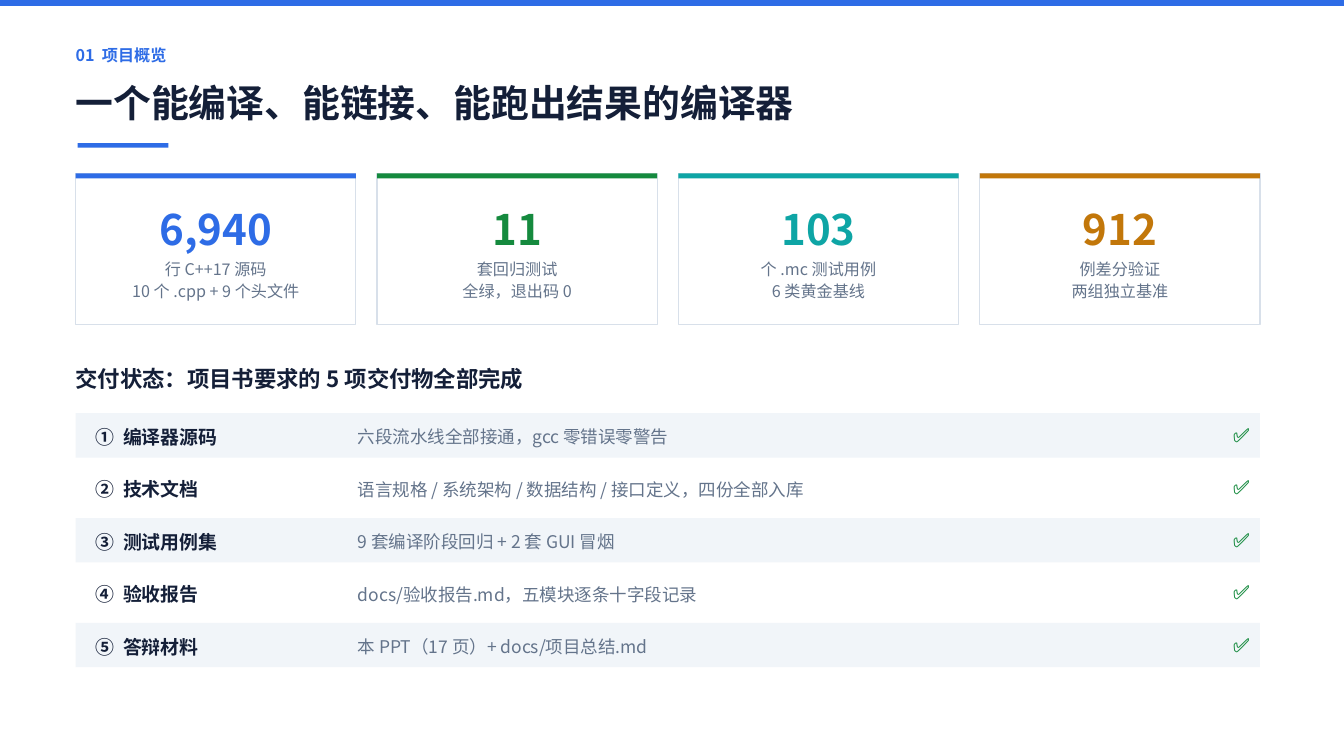
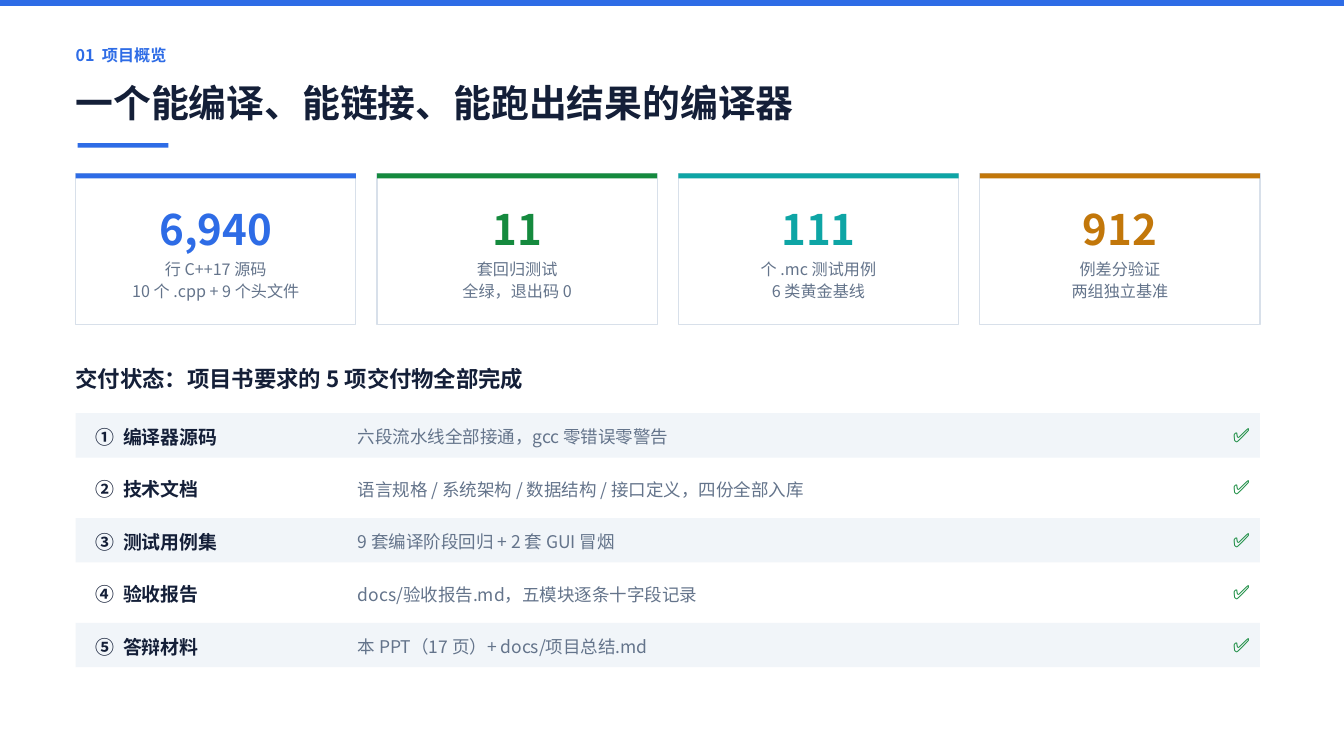
Before and after one commit to 9527-qincheng/MiniCCompiler, a slide deck: slide 2 of docs/MiniC编译器_答辩演示.pptx. Drawn at 1344x756 pixels with LibreOffice and Linux fonts; fonts in the diff are those of the drawing. Boxes give left, top, right and bottom in pixels: in the first picture for what was removed or moved away, otherwise in the second. Text is boxed around its words. In the diff, an @@ line names an element or a change of style, - is before the commit and + after.

```diff
--- a/docs/MiniC编译器_答辩演示.pptx
+++ b/docs/MiniC编译器_答辩演示.pptx
@@ text at bbox=[781, 214, 855, 245]: text changed @@
-103
+111
```
Also in this commit, not shown: 5 other slides changed, 5 other files.
